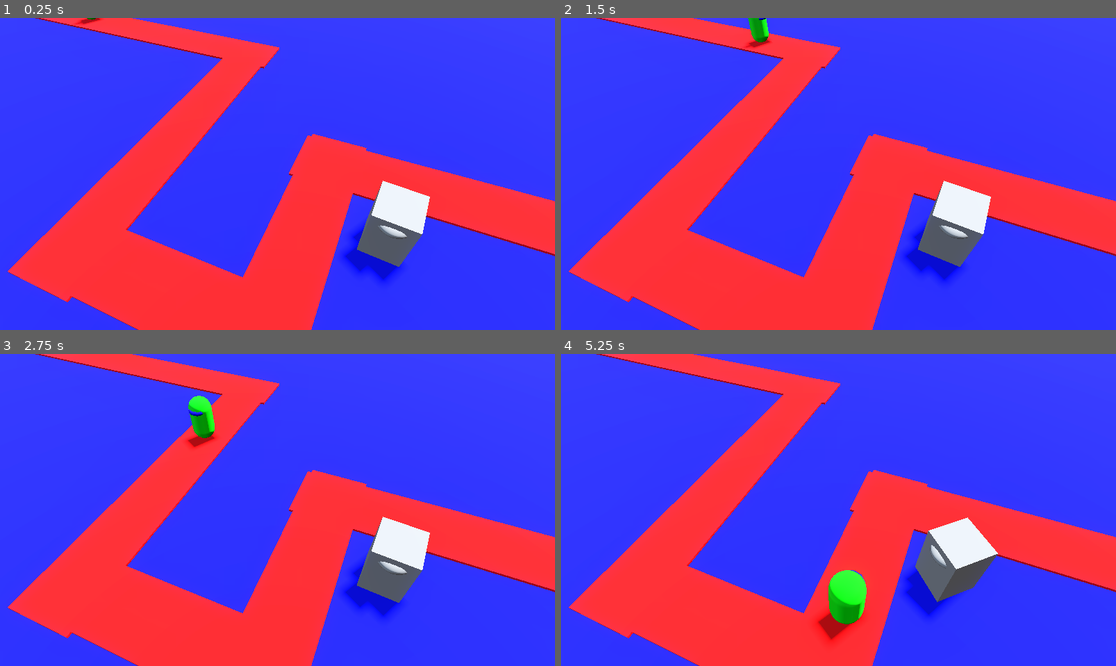
Above: before the commit, frames 1-4 (two rows, left to right).
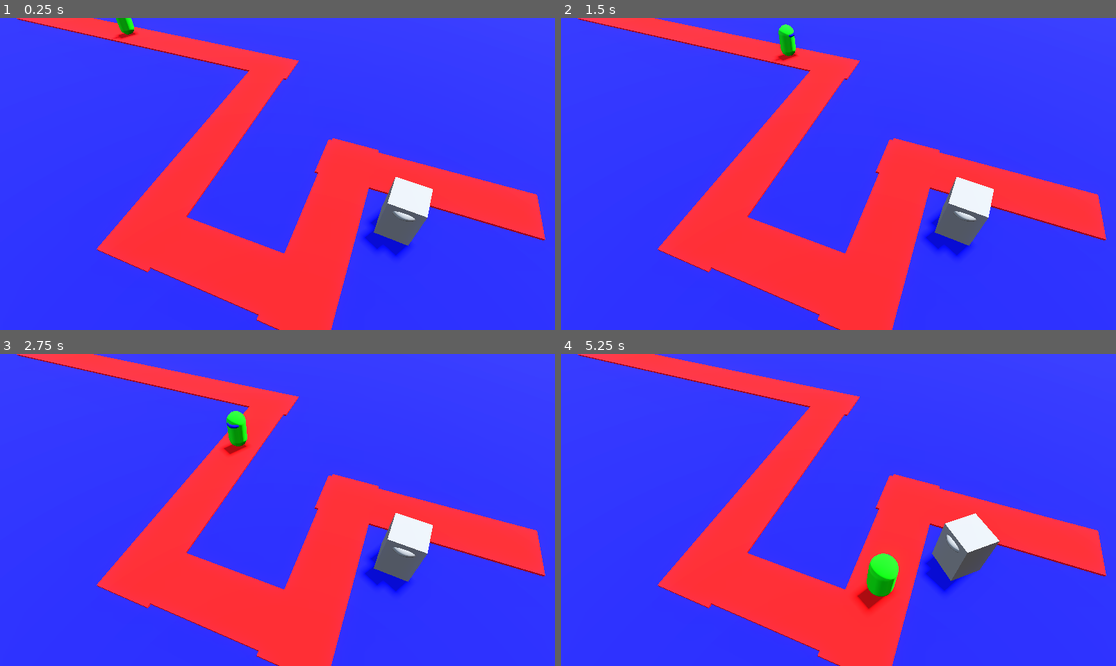
Above: after the commit, the same moments.

Repository: mathiasscherer2007/tower-defense
Game: Godot game, scene res://Scenes/Levels/baselevel.tscn
Same seed, same stepped clock (60 frames per second), same inputs: the game is played once before the commit and once after it. The project has no main scene, so this scene is started directly.
Inputs:
- Up to frame 1 (0.25 s): no input
- Up to frame 2 (1.5 s): no input
- Up to frame 3 (2.75 s): no input
- Up to frame 4 (5.25 s): no input

The runs differ from the first frame. In frame 1, 27% of the frame differs, in the area x 1-100%, y 0-100%; in frame 2, 27%; in frame 3, 27%; in frame 4, 28%.

Commit message:
Set 3d layer names

Diff:
--- a/Scenes/Levels/baselevel.tscn
+++ b/Scenes/Levels/baselevel.tscn
@@ -52,7 +52,7 @@
 shadow_enabled = true
 
 [node name="Camera3D" type="Camera3D" parent="." unique_id=1784900535]
-transform = Transform3D(0.92718387, -0.28485313, 0.24328753, 0, 0.64944804, 0.760406, -0.3746066, -0.70503616, 0.6021577, 2.17, 1.28, 2.265)
+transform = Transform3D(0.92718387, -0.28485313, 0.24328752, 0, 0.64944804, 0.760406, -0.3746066, -0.70503616, 0.6021577, 2.0810719, 1.540246, 2.5609996)
 fov = 54.0
 
 [node name="Geometry" type="Node3D" parent="." unique_id=1299036170]
--- a/project.godot
+++ b/project.godot
@@ -14,6 +14,26 @@
 config/features=PackedStringArray("4.6", "Forward Plus")
 config/icon="res://icon.svg"
 
+[global_group]
+
+Enemies=""
+Towers=""
+
+[layer_names]
+
+3d_render/layer_1="Enemies"
+3d_render/layer_2="Bullets"
+3d_render/layer_3="Towers"
+3d_render/layer_4="Geometry"
+3d_physics/layer_1="Enemies"
+3d_navigation/layer_1="Enemies"
+3d_physics/layer_2="Bullets"
+3d_navigation/layer_2="Bullets"
+3d_physics/layer_3="Towers"
+3d_navigation/layer_3="Towers"
+3d_physics/layer_4="Geometry"
+3d_navigation/layer_4="Geometry"
+
 [physics]
 
 3d/physics_engine="Jolt Physics"
